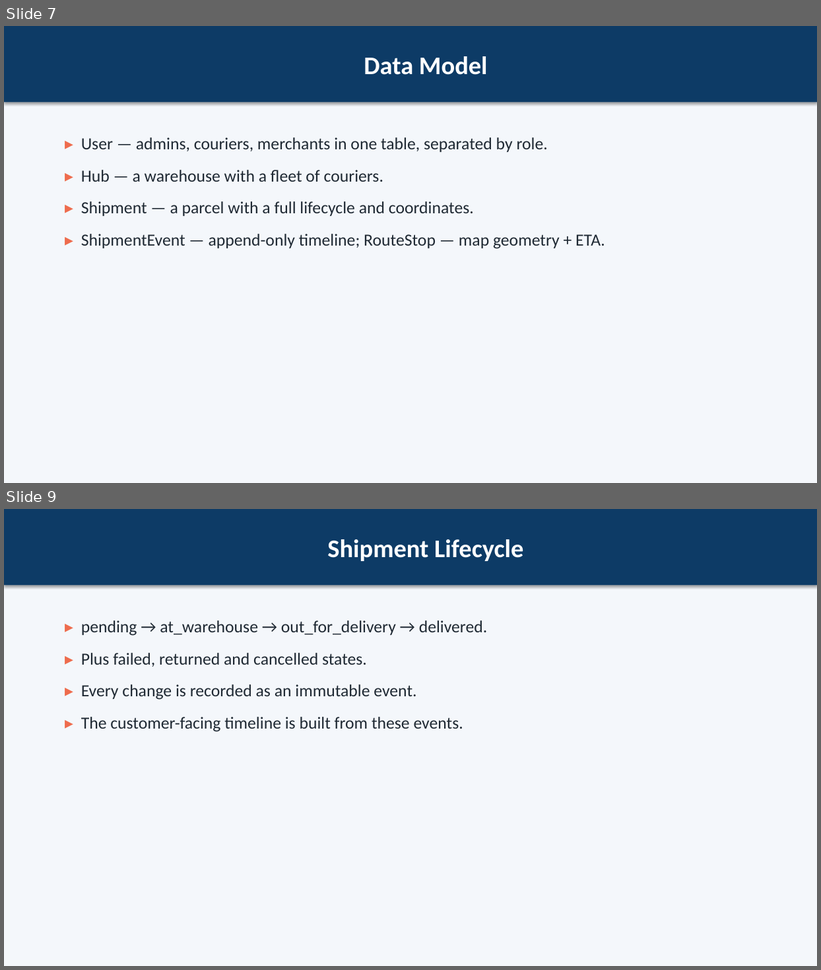
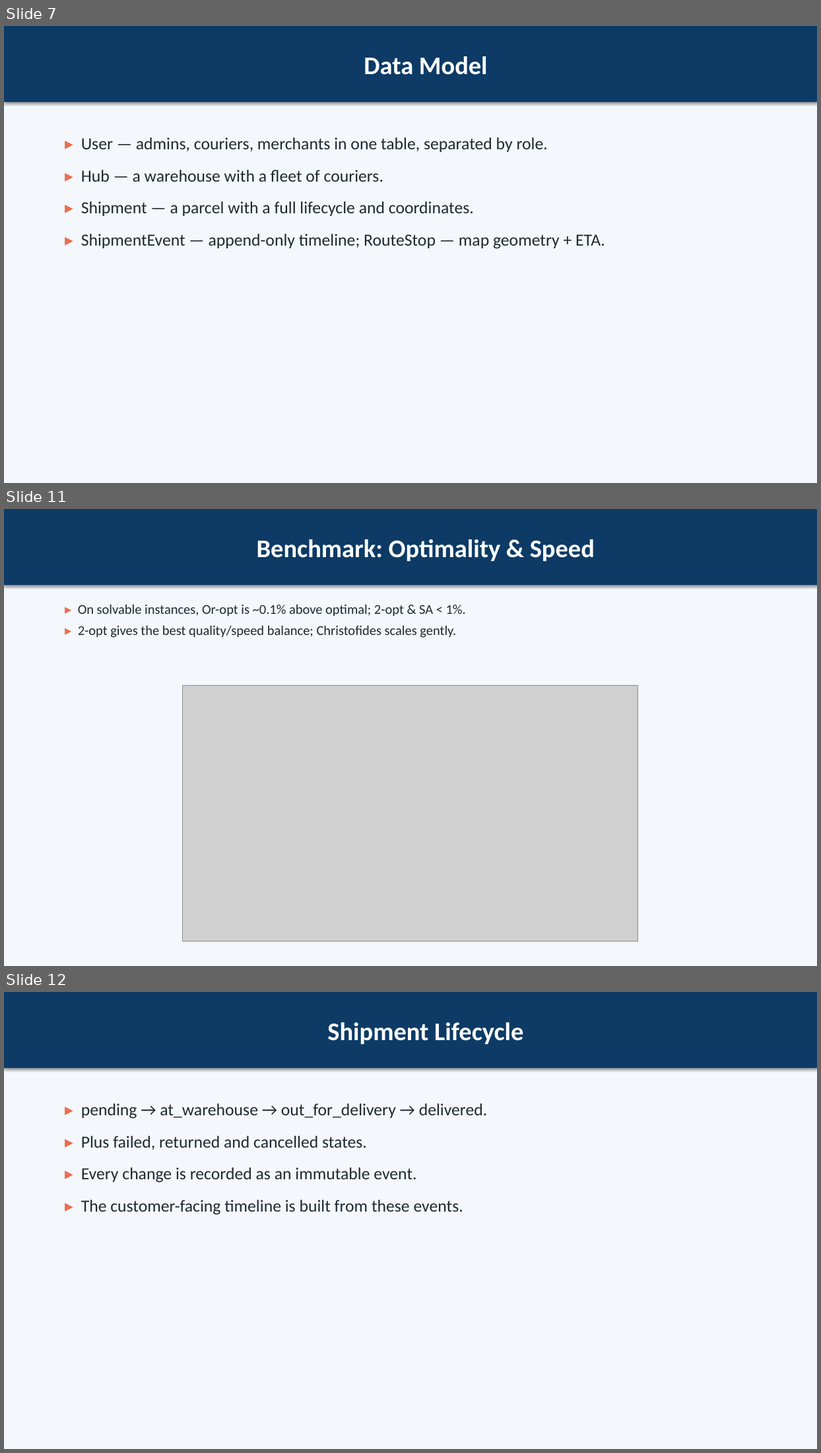
Before and after one commit to MahmoudHozayen1/CairoLogisticsAI, a slide deck: docs/presentation.pptx. Shown one above the other, each under a label of ours: slides 7 and 9 before the commit, slides 7, 11 and 12 after it; the slides between them are not shown. The pictures are 821x970 and 821x1453 pixels, drawn with LibreOffice and Linux fonts; fonts in the diff are those of the drawing; grey boxes stand for pictures. Boxes give left, top, right and bottom in pixels: in the first picture for what was removed or moved away, otherwise in the second. Text is boxed around its words. In the diff, an @@ line names an element or a change of style, - is before the commit and + after.

Commit message:
Add Word report generator + benchmark/technique slides
- generate_report.py: builds a defense-ready docs/SwiftRoute_Report.docx (auto TOC, chapters, embedded benchmark charts, live numbers from summary.json).
- generate_presentation.py: new slides for the six optimisation techniques and benchmark results (embedded charts); adds an image-slide layout.
- requirements.txt: add python-docx for the report generator.

```diff
--- a/docs/presentation.pptx
+++ b/docs/presentation.pptx
@@ slide 11 added at (x1=4, y1=509, x2=817, y2=966), background #F4F7FB @@
@@ rectangle added at (x1=4, y1=509, x2=817, y2=586), fill #0D3B66, 30 pt, text #FFFFFF, bold @@
+Benchmark: Optimality & Speed
@@ text added at (x1=78, y1=604, x2=466, y2=638), 16 pt, text #1F2933 @@
+▸ On solvable instances, Or-opt is ~0.1% above optimal; 2-opt & SA < 1%.
+▸ 2-opt gives the best quality/speed balance; Christofides scales gently.
@@ picture added at (x1=183, y1=686, x2=638, y2=942) @@
@@ what was slide 9 is now slide 12 @@
```
Also in this commit, not shown: 1 slide changed, 2 other slides added, 3 other files.
